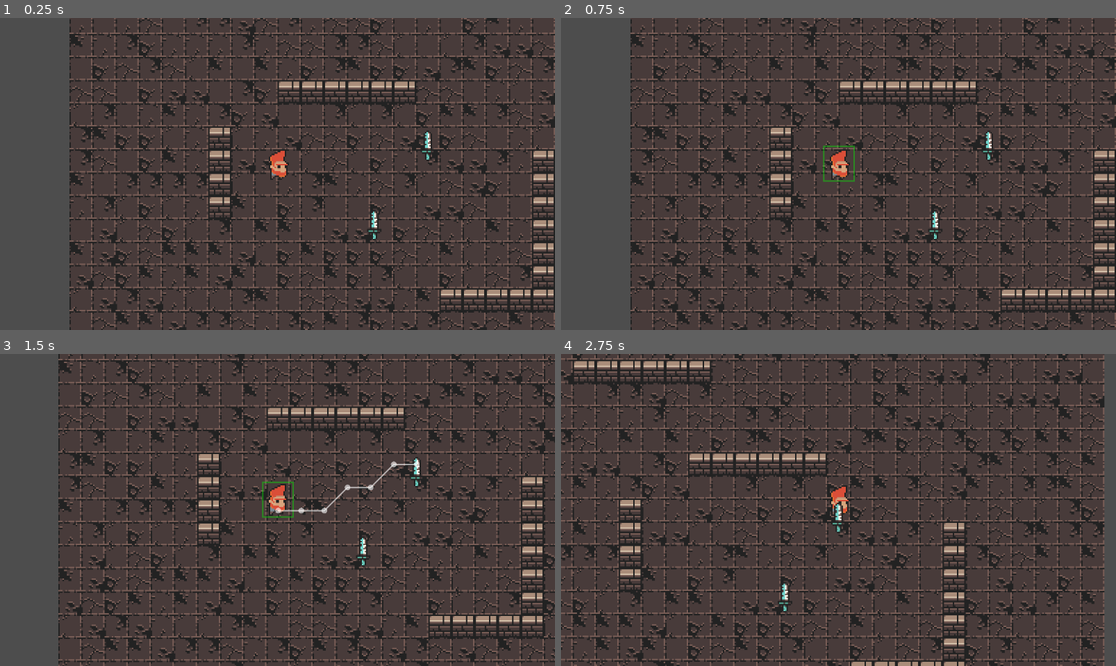
Above: before the commit, frames 1-4 (two rows, left to right).
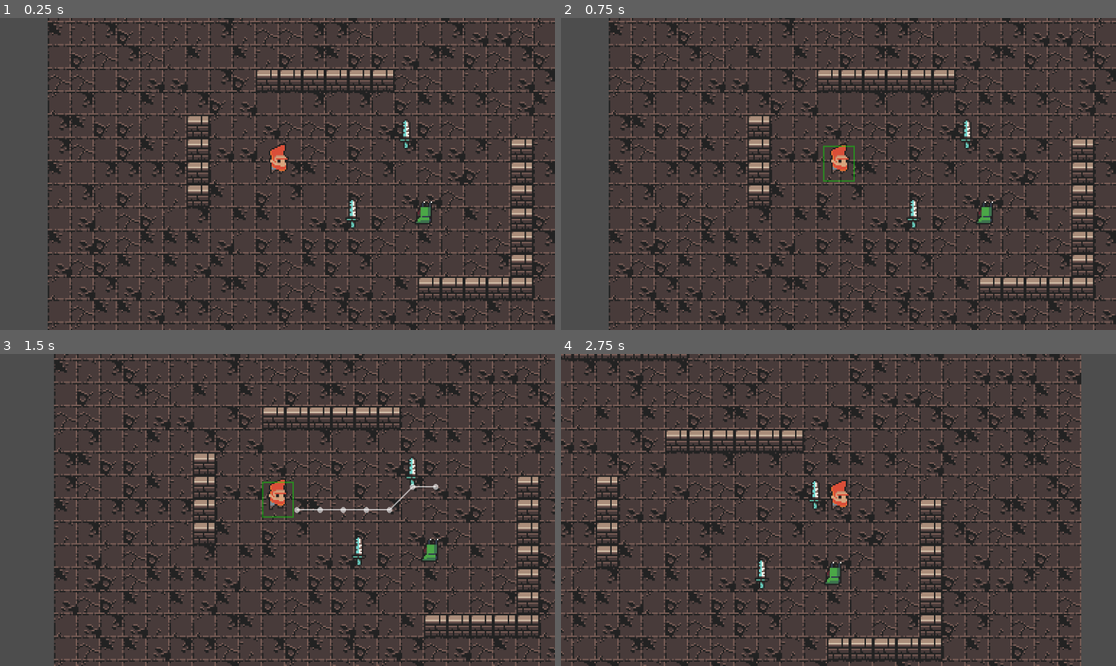
Above: after the commit, the same moments.

Repository: 2BytesGoat/godot-ai
Game: Godot game, scene res://src/world/world.tscn
The game is run twice, just before and just after one commit, with the same random seed, the same clock (stepped at 60 frames per second) and the same inputs. Before the commit the project starts from res://world.tscn.
Inputs (mouse positions are in pixels of both pictures, inside the frame that each line leads up to):
- Up to frame 1 (0.25 s): no input
- Up to frame 2 (0.75 s): tap Enter (ui_accept) at 0.5 s; move the mouse to (838, 164) at 0.52 s; click (838, 164) at 0.6 s
- Up to frame 3 (1.5 s): tap Enter (ui_accept) at 0.77, 1.25 s; move the mouse to (427, 481) at 1.27 s; right-click (427, 481) at 1.35 s
- Up to frame 4 (2.75 s): tap Enter (ui_accept) at 1.52 s; move the mouse to (838, 575) at 2.02 s; click (838, 575) at 2.1 s

The runs differ from the first frame. In frame 1, 39% of the frame differs, in the area x 8-100%, y 0-100%; in frame 2, 39%; in frame 3, 31%; in frame 4, 26%.

Commit message:
add initial hurt logic

Diff:
--- a/project.godot
+++ b/project.godot
@@ -36,6 +36,13 @@
 ]
 }
 
+[layer_names]
+
+2d_physics/layer_1="World"
+2d_physics/layer_2="Player"
+2d_physics/layer_3="Enemy"
+2d_physics/layer_4="Items"
+
 [rendering]
 
 textures/canvas_textures/default_texture_filter=0
--- /dev/null
+++ b/src/enemy/enemy.tscn
@@ -0,0 +1,19 @@
+[gd_scene load_steps=4 format=3 uid="uid://bpqyguv7asbry"]
+
+[ext_resource type="PackedScene" uid="uid://c17a72sjkkc8i" path="res://src/unit/unit.tscn" id="1_6j2al"]
+[ext_resource type="Texture2D" uid="uid://f2itc0qaldrc" path="res://assets/world/0x72_DungeonTilesetII_v1.7.png" id="2_ig63i"]
+
+[sub_resource type="AtlasTexture" id="AtlasTexture_xso4u"]
+atlas = ExtResource("2_ig63i")
+region = Rect2(368, 376, 128, 16)
+
+[node name="Enemy" instance=ExtResource("1_6j2al")]
+
+[node name="Sprite2D" parent="SpritesContainer" index="0"]
+position = Vector2(0, -8)
+texture = SubResource("AtlasTexture_xso4u")
+hframes = 8
+
+[node name="Hurtbox" parent="." index="2"]
+collision_layer = 4
+collision_mask = 0
--- a/src/items/weapon.gd
+++ b/src/items/weapon.gd
@@ -39,3 +39,8 @@
 func _on_hurtbox_mouse_exited() -> void:
 	is_hovered = false
 	is_mouse_hovered.emit(false, self)
+
+
+func _on_hitbox_area_entered(area: Area2D) -> void:
+	if area.owner is Unit:
+		area.owner.hurt(1.0)
--- a/src/items/weapon.tscn
+++ b/src/items/weapon.tscn
@@ -84,6 +84,8 @@
 
 [node name="Hitbox" type="Area2D" parent="."]
 position = Vector2(0, -14)
+collision_layer = 8
+collision_mask = 4
 
 [node name="CollisionShape2D" type="CollisionShape2D" parent="Hitbox"]
 position = Vector2(0, 1)
@@ -105,5 +107,6 @@
 &"": SubResource("AnimationLibrary_ct56y")
 }
 
+[connection signal="area_entered" from="Hitbox" to="." method="_on_hitbox_area_entered"]
 [connection signal="mouse_entered" from="Hurtbox" to="." method="_on_hurtbox_mouse_entered"]
 [connection signal="mouse_exited" from="Hurtbox" to="." method="_on_hurtbox_mouse_exited"]
--- /dev/null
+++ b/src/player/player.gd
@@ -0,0 +1,7 @@
+extends Unit
+
+@onready var remote_transform: RemoteTransform2D = $RemoteTransform2D
+
+
+func _ready() -> void:
+	remote_transform.remote_path = camera.get_path()
--- /dev/null
+++ b/src/player/player.tscn
@@ -0,0 +1,16 @@
+[gd_scene load_steps=5 format=3 uid="uid://ghodstffdsj5"]
+
+[ext_resource type="PackedScene" uid="uid://c17a72sjkkc8i" path="res://src/unit/unit.tscn" id="1_4anbu"]
+[ext_resource type="Script" uid="uid://bon0q5pgr6ufo" path="res://src/player/player.gd" id="2_rxibo"]
+[ext_resource type="Texture2D" uid="uid://f2itc0qaldrc" path="res://assets/world/0x72_DungeonTilesetII_v1.7.png" id="3_mf2ua"]
+
+[sub_resource type="AtlasTexture" id="AtlasTexture_rxibo"]
+atlas = ExtResource("3_mf2ua")
+region = Rect2(128, 296, 144, 24)
+
+[node name="Player" instance=ExtResource("1_4anbu")]
+script = ExtResource("2_rxibo")
+debug = false
+
+[node name="Sprite2D" parent="SpritesContainer" index="0"]
+texture = SubResource("AtlasTexture_rxibo")
--- /dev/null
+++ b/src/shaders/flash_shader.tres
@@ -0,0 +1,73 @@
+[gd_resource type="VisualShader" load_steps=5 format=3 uid="uid://d1qr1njagicrh"]
+
+[sub_resource type="VisualShaderNodeColorParameter" id="VisualShaderNodeColorParameter_127fx"]
+parameter_name = "Tint"
+default_value_enabled = true
+
+[sub_resource type="VisualShaderNodeBooleanParameter" id="VisualShaderNodeBooleanParameter_brp7j"]
+parameter_name = "Enabled"
+
+[sub_resource type="VisualShaderNodeIf" id="VisualShaderNodeIf_yah1h"]
+default_input_values = [0, 0.0, 1, 1.0, 2, 1e-05, 3, Vector3(0, 0, 0), 4, Vector3(0, 0, 0), 5, Vector3(0, 0, 0)]
+
+[sub_resource type="VisualShaderNodeInput" id="VisualShaderNodeInput_dcane"]
+input_name = "color"
+
+[resource]
+code = "shader_type canvas_item;
+render_mode blend_mix;
+
+uniform bool Enabled;
+uniform vec4 Tint : source_color = vec4(1.000000, 1.000000, 1.000000, 1.000000);
+
+
+
+void fragment() {
+// BooleanParameter:3
+	bool n_out3p0 = Enabled;
+
+
+// ColorParameter:2
+	vec4 n_out2p0 = Tint;
+
+
+// Input:5
+	vec4 n_out5p0 = COLOR;
+
+
+	vec3 n_out4p0;
+// If:4
+	float n_in4p1 = 1.00000;
+	float n_in4p2 = 0.00001;
+	if(abs((n_out3p0 ? 1.0 : 0.0) - n_in4p1) < n_in4p2)
+	{
+		n_out4p0 = vec3(n_out2p0.xyz);
+	}
+	else if((n_out3p0 ? 1.0 : 0.0) < n_in4p1)
+	{
+		n_out4p0 = vec3(n_out5p0.xyz);
+	}
+	else
+	{
+		n_out4p0 = vec3(n_out5p0.xyz);
+	}
+
+
+// Output:0
+	COLOR.rgb = n_out4p0;
+
+
+}
+"
+mode = 1
+flags/light_only = false
+nodes/fragment/0/position = Vector2(920, 140)
+nodes/fragment/2/node = SubResource("VisualShaderNodeColorParameter_127fx")
+nodes/fragment/2/position = Vector2(60, 140)
+nodes/fragment/3/node = SubResource("VisualShaderNodeBooleanParameter_brp7j")
+nodes/fragment/3/position = Vector2(380, 140)
+nodes/fragment/4/node = SubResource("VisualShaderNodeIf_yah1h")
+nodes/fragment/4/position = Vector2(700, 180)
+nodes/fragment/5/node = SubResource("VisualShaderNodeInput_dcane")
+nodes/fragment/5/position = Vector2(360, 420)
+nodes/fragment/connections = PackedInt32Array(3, 0, 4, 0, 2, 0, 4, 3, 4, 0, 0, 0, 5, 0, 4, 4, 5, 0, 4, 5)
--- /dev/null
+++ b/src/unit/state_hurt.gd
@@ -0,0 +1,11 @@
+class_name StateHurt
+extends State
+
+
+func enter(_msg := {}) -> void:
+	owner.play_animation(self.name)
+	owner.send_state_update()
+
+
+func on_hurt_animation_ended() -> void:
+	state_machine.transition_to("Idle")
--- a/src/unit/unit.gd
+++ b/src/unit/unit.gd
@@ -7,7 +7,6 @@
 
 @onready var sprites_container: Node2D = $SpritesContainer
 @onready var weapon_point: Marker2D = $SpritesContainer/Marker2D
-@onready var remote_transform: RemoteTransform2D = $RemoteTransform2D
 @onready var controller_container: Node = $ControllerContainer
 @onready var state_machine: StateMachine = $StateMachine
 @onready var animation_player: AnimationPlayer = $AnimationPlayer
@@ -24,10 +23,6 @@
 signal update_debug_path(path)
 signal is_mouse_hovered(state: bool, object: Node2D)
 signal is_mouse_selected(state: bool)
-
-
-func _ready() -> void:
-	remote_transform.remote_path = camera.get_path()
 
 
 func _input(event: InputEvent) -> void:
@@ -59,6 +54,11 @@
 	state_machine.transition_to("Attack")
 
 
+func hurt(damage: float) -> void:
+	print("hurt me with %s" % damage)
+	state_machine.transition_to("Hurt")
+
+
 func pickup_object(object: Node2D) -> void:
 	carried_item = object
 	object.pickup()
@@ -77,7 +77,7 @@
 
 
 func play_animation(animation_name: String) -> void:
-	animation_player.play(animation_name)
+	animation_player.call_deferred("play", animation_name)
 
 
 func update_facing_position(new_position):
--- a/src/unit/unit.tscn
+++ b/src/unit/unit.tscn
@@ -1,15 +1,94 @@
-[gd_scene load_steps=15 format=3 uid="uid://c17a72sjkkc8i"]
+[gd_scene load_steps=23 format=3 uid="uid://c17a72sjkkc8i"]
 
 [ext_resource type="Script" uid="uid://dutykws7pje2q" path="res://src/unit/unit.gd" id="1_rkbax"]
 [ext_resource type="Texture2D" uid="uid://f2itc0qaldrc" path="res://assets/world/0x72_DungeonTilesetII_v1.7.png" id="2_g1dw6"]
 [ext_resource type="Script" uid="uid://c4i1eau3vyh77" path="res://src/components/state_machine.gd" id="4_mh547"]
 [ext_resource type="Script" uid="uid://dbuhpejd75ot6" path="res://src/unit/state_move.gd" id="5_ct56y"]
 [ext_resource type="Script" uid="uid://mbmw6mre32o2" path="res://src/unit/state_idle.gd" id="5_nh3ln"]
+[ext_resource type="Script" uid="uid://byoc13h45lvv" path="res://src/unit/state_hurt.gd" id="7_6qnuv"]
 [ext_resource type="Script" uid="uid://dwibekwtbw3b" path="res://src/unit/state_attack.gd" id="7_fawgm"]
+
+[sub_resource type="VisualShaderNodeColorParameter" id="VisualShaderNodeColorParameter_6qnuv"]
+parameter_name = "Tint"
+default_value_enabled = true
+
+[sub_resource type="VisualShaderNodeBooleanParameter" id="VisualShaderNodeBooleanParameter_yp75e"]
+parameter_name = "Enabled"
+
+[sub_resource type="VisualShaderNodeIf" id="VisualShaderNodeIf_b5l3x"]
+default_input_values = [0, 0.0, 1, 1.0, 2, 1e-05, 3, Vector3(0, 0, 0), 4, Vector3(0, 0, 0), 5, Vector3(0, 0, 0)]
+
+[sub_resource type="VisualShaderNodeInput" id="VisualShaderNodeInput_x0jtx"]
+input_name = "color"
+
+[sub_resource type="VisualShader" id="VisualShader_qdgjp"]
+code = "shader_type canvas_item;
+render_mode blend_mix;
+
+uniform bool Enabled;
+uniform vec4 Tint : source_color = vec4(1.000000, 1.000000, 1.000000, 1.000000);
+
+
+
+void fragment() {
+// BooleanParameter:3
+	bool n_out3p0 = Enabled;
+
+
+// ColorParameter:2
+	vec4 n_out2p0 = Tint;
+
+
+// Input:5
+	vec4 n_out5p0 = COLOR;
+
+
+	vec3 n_out4p0;
+// If:4
+	float n_in4p1 = 1.00000;
+	float n_in4p2 = 0.00001;
+	if(abs((n_out3p0 ? 1.0 : 0.0) - n_in4p1) < n_in4p2)
+	{
+		n_out4p0 = vec3(n_out2p0.xyz);
+	}
+	else if((n_out3p0 ? 1.0 : 0.0) < n_in4p1)
+	{
+		n_out4p0 = vec3(n_out5p0.xyz);
+	}
+	else
+	{
+		n_out4p0 = vec3(n_out5p0.xyz);
+	}
+
+
+// Output:0
+	COLOR.rgb = n_out4p0;
+
+
+}
+"
+mode = 1
+flags/light_only = false
+nodes/fragment/0/position = Vector2(920, 140)
+nodes/fragment/2/node = SubResource("VisualShaderNodeColorParameter_6qnuv")
+nodes/fragment/2/position = Vector2(60, 140)
+nodes/fragment/3/node = SubResource("VisualShaderNodeBooleanParameter_yp75e")
+nodes/fragment/3/position = Vector2(380, 140)
+nodes/fragment/4/node = SubResource("VisualShaderNodeIf_b5l3x")
+nodes/fragment/4/position = Vector2(700, 180)
+nodes/fragment/5/node = SubResource("VisualShaderNodeInput_x0jtx")
+nodes/fragment/5/position = Vector2(360, 420)
+nodes/fragment/connections = PackedInt32Array(3, 0, 4, 0, 2, 0, 4, 3, 4, 0, 0, 0, 5, 0, 4, 4, 5, 0, 4, 5)
+
+[sub_resource type="ShaderMaterial" id="ShaderMaterial_ds80o"]
+resource_local_to_scene = true
+shader = SubResource("VisualShader_qdgjp")
+shader_parameter/Enabled = false
+shader_parameter/Tint = Color(1, 1, 1, 1)
 
 [sub_resource type="AtlasTexture" id="AtlasTexture_onrkg"]
 atlas = ExtResource("2_g1dw6")
-region = Rect2(128, 288, 144, 32)
+region = Rect2(128, 200, 144, 24)
 
 [sub_resource type="RectangleShape2D" id="RectangleShape2D_6qnuv"]
 
@@ -45,6 +124,35 @@
 
 [sub_resource type="Animation" id="Animation_6qnuv"]
 resource_name = "DefaultAttack"
+
+[sub_resource type="Animation" id="Animation_b5l3x"]
+resource_name = "Hurt"
+length = 0.4
+step = 0.1
+tracks/0/type = "value"
+tracks/0/imported = false
+tracks/0/enabled = true
+tracks/0/path = NodePath("SpritesContainer/Sprite2D:material:shader_parameter/Enabled")
+tracks/0/interp = 1
+tracks/0/loop_wrap = true
+tracks/0/keys = {
+"times": PackedFloat32Array(0, 0.2, 0.4),
+"transitions": PackedFloat32Array(1, 1, 1),
+"update": 1,
+"values": [false, true, false]
+}
+tracks/1/type = "value"
+tracks/1/imported = false
+tracks/1/enabled = true
+tracks/1/path = NodePath("Hurtbox/CollisionShape2D:disabled")
+tracks/1/interp = 1
+tracks/1/loop_wrap = true
+tracks/1/keys = {
+"times": PackedFloat32Array(0, 0.4),
+"transitions": PackedFloat32Array(1, 1),
+"update": 1,
+"values": [true, false]
+}
 
 [sub_resource type="Animation" id="Animation_ct56y"]
 resource_name = "Idle"
@@ -118,11 +226,36 @@
 "update": 0,
 "values": [Vector2(6, 0)]
 }
+tracks/2/type = "value"
+tracks/2/imported = false
+tracks/2/enabled = true
+tracks/2/path = NodePath("SpritesContainer/Sprite2D:material:shader_parameter/Enabled")
+tracks/2/interp = 1
+tracks/2/loop_wrap = true
+tracks/2/keys = {
+"times": PackedFloat32Array(0),
+"transitions": PackedFloat32Array(1),
+"update": 1,
+"values": [false]
+}
+tracks/3/type = "value"
+tracks/3/imported = false
+tracks/3/enabled = true
+tracks/3/path = NodePath("Hurtbox/CollisionShape2D:disabled")
+tracks/3/interp = 1
+tracks/3/loop_wrap = true
+tracks/3/keys = {
+"times": PackedFloat32Array(0),
+"transitions": PackedFloat32Array(1),
+"update": 1,
+"values": [false]
+}
 
 [sub_resource type="AnimationLibrary" id="AnimationLibrary_fawgm"]
 _data = {
 &"Attack": SubResource("Animation_w47c3"),
 &"DefaultAttack": SubResource("Animation_6qnuv"),
+&"Hurt": SubResource("Animation_b5l3x"),
 &"Idle": SubResource("Animation_ct56y"),
 &"Move": SubResource("Animation_fawgm"),
 &"RESET": SubResource("Animation_nh3ln")
@@ -135,6 +268,7 @@
 [node name="SpritesContainer" type="Node2D" parent="."]
 
 [node name="Sprite2D" type="Sprite2D" parent="SpritesContainer"]
+material = SubResource("ShaderMaterial_ds80o")
 position = Vector2(0, -12)
 texture = SubResource("AtlasTexture_onrkg")
 hframes = 9
@@ -173,6 +307,9 @@
 [node name="Attack" type="Node" parent="StateMachine"]
 script = ExtResource("7_fawgm")
 
+[node name="Hurt" type="Node" parent="StateMachine"]
+script = ExtResource("7_6qnuv")
+
 [node name="AnimationPlayer" type="AnimationPlayer" parent="."]
 libraries = {
 &"": SubResource("AnimationLibrary_fawgm")
--- a/world.tscn
+++ b/src/world/world.tscn
@@ -1,17 +1,18 @@
-[gd_scene load_steps=14 format=4 uid="uid://dbr17gqjplk0n"]
-
-[ext_resource type="Script" uid="uid://qxe44vcrsddm" path="res://world.gd" id="1_aqk2v"]
-[ext_resource type="PackedScene" uid="uid://c17a72sjkkc8i" path="res://src/unit/unit.tscn" id="1_f3sb7"]
-[ext_resource type="Script" uid="uid://clsr1in1dp863" path="res://terrain_container.gd" id="2_aqk2v"]
-[ext_resource type="Script" uid="uid://ce3ycn3waa2cp" path="res://cursor_handler.gd" id="2_gbfbk"]
-[ext_resource type="Texture2D" uid="uid://f2itc0qaldrc" path="res://assets/world/0x72_DungeonTilesetII_v1.7.png" id="3_036b0"]
-[ext_resource type="Texture2D" uid="uid://b2lax2tgjlk4a" path="res://assets/world/atlas_walls_low-16x16.png" id="4_dwbse"]
-[ext_resource type="Script" uid="uid://bt5ri0sxdnsvi" path="res://src/debugger.gd" id="6_dwbse"]
-[ext_resource type="PackedScene" uid="uid://bcoi8gp3l32so" path="res://src/items/weapon.tscn" id="7_ioo17"]
-[ext_resource type="Script" uid="uid://kr1eul7tidw7" path="res://debug_unit_path.gd" id="7_pkg7o"]
+[gd_scene load_steps=15 format=4 uid="uid://dbr17gqjplk0n"]
+
+[ext_resource type="Script" uid="uid://qxe44vcrsddm" path="res://src/world/world.gd" id="1_hg6dy"]
+[ext_resource type="Script" uid="uid://ce3ycn3waa2cp" path="res://src/debug/cursor_handler.gd" id="2_ocs7n"]
+[ext_resource type="Script" uid="uid://clsr1in1dp863" path="res://src/world/terrain_container.gd" id="3_jsigt"]
+[ext_resource type="Texture2D" uid="uid://f2itc0qaldrc" path="res://assets/world/0x72_DungeonTilesetII_v1.7.png" id="4_lid7q"]
+[ext_resource type="Texture2D" uid="uid://b2lax2tgjlk4a" path="res://assets/world/atlas_walls_low-16x16.png" id="5_0wvc1"]
+[ext_resource type="PackedScene" uid="uid://ghodstffdsj5" path="res://src/player/player.tscn" id="6_ocs7n"]
+[ext_resource type="PackedScene" uid="uid://bcoi8gp3l32so" path="res://src/items/weapon.tscn" id="7_eo0a0"]
+[ext_resource type="Script" uid="uid://bt5ri0sxdnsvi" path="res://src/debug/debugger.gd" id="8_ij7pi"]
+[ext_resource type="PackedScene" uid="uid://bpqyguv7asbry" path="res://src/enemy/enemy.tscn" id="8_ocs7n"]
+[ext_resource type="Script" uid="uid://kr1eul7tidw7" path="res://src/debug/debug_unit_path.gd" id="9_4dyjh"]
 
 [sub_resource type="TileSetAtlasSource" id="TileSetAtlasSource_aqk2v"]
-texture = ExtResource("3_036b0")
+texture = ExtResource("4_lid7q")
 0:0/0 = 0
 1:0/0 = 0
 2:0/0 = 0
@@ -707,13 +708,13 @@
 sources/0 = SubResource("TileSetAtlasSource_pkg7o")
 
 [node name="World" type="Node2D"]
-script = ExtResource("1_aqk2v")
+script = ExtResource("1_hg6dy")
 
 [node name="CursorHandler" type="Node" parent="."]
-script = ExtResource("2_gbfbk")
+script = ExtResource("2_ocs7n")
 
 [node name="TerrainContainer" type="Node2D" parent="."]
-script = ExtResource("2_aqk2v")
+script = ExtResource("3_jsigt")
 
 [node name="GroundLayer" type="TileMapLayer" parent="TerrainContainer"]
 tile_map_data = PackedByteArray("AAAAAAAAAAACAAYAAAAAAAEAAAABAAUAAAAAAAIAAAABAAYAAAAAAAMAAAADAAQAAAAAAAQAAAACAAYAAAAAAA …(8992 unchanged characters)…
@@ -726,29 +727,33 @@
 [node name="ScenesLayer" type="TileMapLayer" parent="TerrainContainer"]
 y_sort_enabled = true
 
-[node name="Unit" parent="TerrainContainer/ScenesLayer" node_paths=PackedStringArray("camera") instance=ExtResource("1_f3sb7")]
-position = Vector2(144, 161)
+[node name="Enemy" parent="TerrainContainer/ScenesLayer" instance=ExtResource("8_ocs7n")]
+position = Vector2(261, 204)
+
+[node name="Player" parent="TerrainContainer/ScenesLayer" node_paths=PackedStringArray("camera") instance=ExtResource("6_ocs7n")]
+position = Vector2(159, 169)
 camera = NodePath("../../../Camera2D")
-
-[node name="Weapon" parent="TerrainContainer/ScenesLayer" instance=ExtResource("7_ioo17")]
+debug = true
+
+[node name="Weapon" parent="TerrainContainer/ScenesLayer" instance=ExtResource("7_eo0a0")]
 position = Vector2(248, 151)
 
-[node name="Weapon2" parent="TerrainContainer/ScenesLayer" instance=ExtResource("7_ioo17")]
+[node name="Weapon2" parent="TerrainContainer/ScenesLayer" instance=ExtResource("7_eo0a0")]
 position = Vector2(211, 206)
 
 [node name="Debugger" type="Node2D" parent="."]
-script = ExtResource("6_dwbse")
+script = ExtResource("8_ij7pi")
 
 [node name="DebugUnitPath" type="Line2D" parent="Debugger"]
 width = 1.0
 default_color = Color(1, 1, 1, 0.588235)
-script = ExtResource("7_pkg7o")
+script = ExtResource("9_4dyjh")
 
 [node name="Camera2D" type="Camera2D" parent="."]
 zoom = Vector2(3, 3)
 
-[connection signal="is_mouse_hovered" from="TerrainContainer/ScenesLayer/Unit" to="CursorHandler" method="_on_object_is_mouse_hovered"]
-[connection signal="is_mouse_selected" from="TerrainContainer/ScenesLayer/Unit" to="CursorHandler" method="_on_player_is_mouse_selected"]
-[connection signal="update_debug_path" from="TerrainContainer/ScenesLayer/Unit" to="Debugger" method="_on_player_update_debug_path"]
+[connection signal="is_mouse_hovered" from="TerrainContainer/ScenesLayer/Player" to="CursorHandler" method="_on_object_is_mouse_hovered"]
+[connection signal="is_mouse_selected" from="TerrainContainer/ScenesLayer/Player" to="CursorHandler" method="_on_player_is_mouse_selected"]
+[connection signal="update_debug_path" from="TerrainContainer/ScenesLayer/Player" to="Debugger" method="_on_player_update_debug_path"]
 [connection signal="is_mouse_hovered" from="TerrainContainer/ScenesLayer/Weapon" to="CursorHandler" method="_on_object_is_mouse_hovered"]
 [connection signal="is_mouse_hovered" from="TerrainContainer/ScenesLayer/Weapon2" to="CursorHandler" method="_on_object_is_mouse_hovered"]
Renamed: cursor_handler.gd -> src/debug/cursor_handler.gd
Renamed: cursor_handler.gd.uid -> src/debug/cursor_handler.gd.uid
Renamed: debug_unit_path.gd -> src/debug/debug_unit_path.gd
Renamed: debug_unit_path.gd.uid -> src/debug/debug_unit_path.gd.uid
Renamed: src/debugger.gd -> src/debug/debugger.gd
Renamed: src/debugger.gd.uid -> src/debug/debugger.gd.uid
Not shown, added: src/player/player.gd.uid
Not shown, added: src/unit/state_hurt.gd.uid
Renamed: terrain_container.gd -> src/world/terrain_container.gd
Renamed: terrain_container.gd.uid -> src/world/terrain_container.gd.uid
Renamed: world.gd -> src/world/world.gd
Renamed: world.gd.uid -> src/world/world.gd.uid
(and 1 more such lines)
